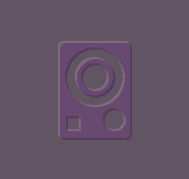
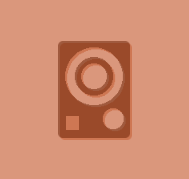
Before/after of a 189×179 layered artwork. What changed in the layer stack:
moved "rhythmbox #4" into group "grape" over [60, 43, 132, 140]
moved "rhythmbox #5" into group "grape" over [58, 41, 130, 138]
renamed "grape" to "color #3", moved it into group "grape" over [0, 0, 189, 179]
"rhythmbox shadow #3": opacity 100% → 50%, moved it out of group "orange", painted on it over [58, 41, 132, 140]
"rhythmbox #3": opacity 100% → 46%, moved it out of group "orange", painted on it over [58, 41, 132, 140]
showed group "orange" (1 layers) over [0, 0, 189, 179]
